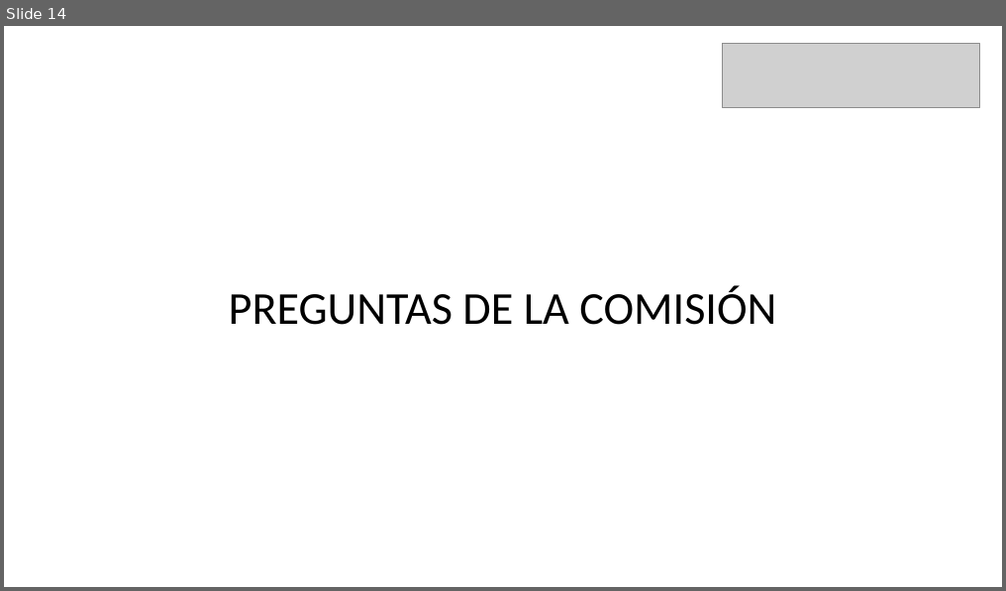
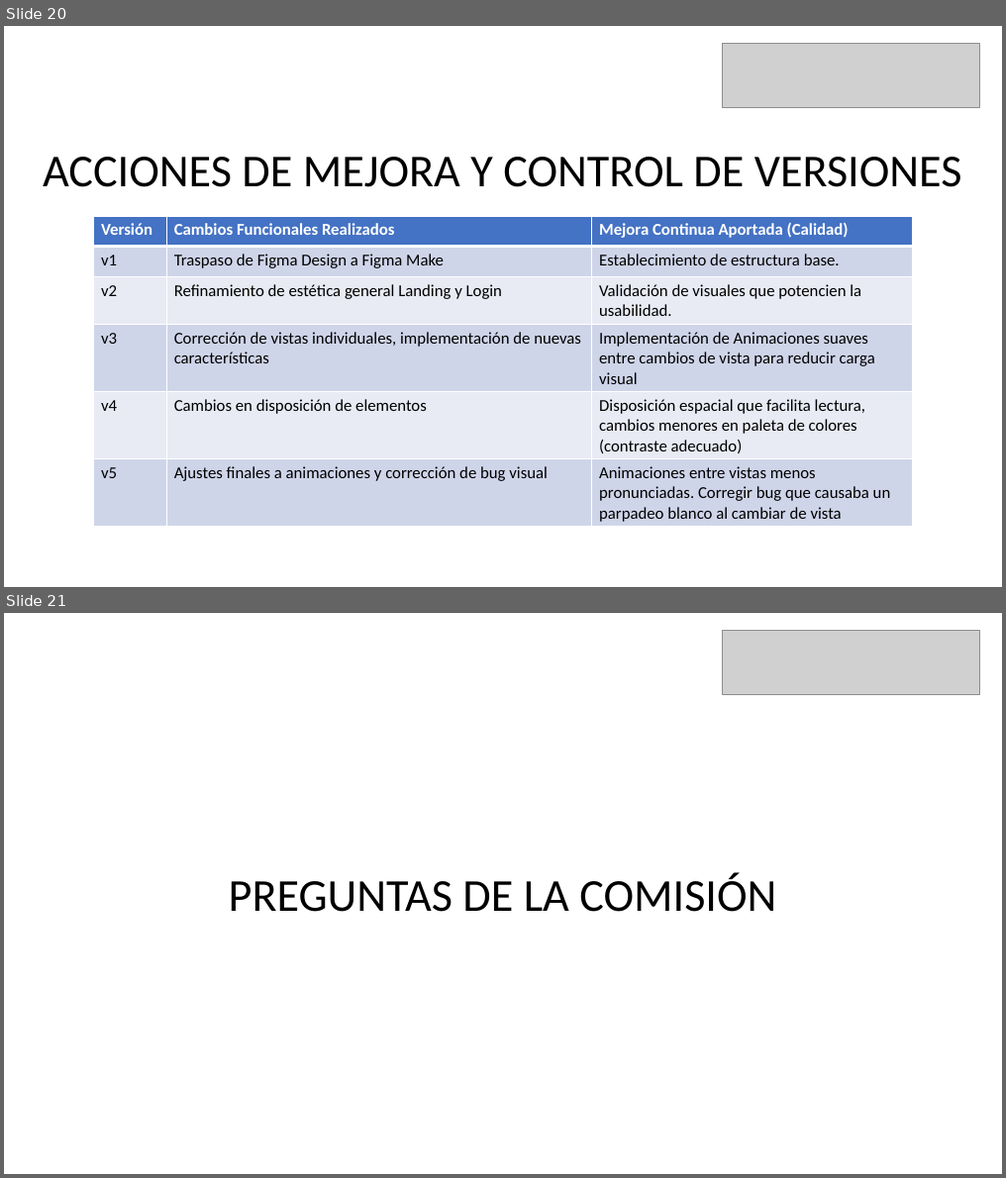
Before and after one commit to jaraantonio/RQY1102-CastilloJaraSoto-ET, a slide deck: 01_Presentacion_Final.ppt. Shown one above the other, each under a label of ours: slide 14 before the commit, slides 20 and 21 after it. The pictures are 1006x591 and 1006x1178 pixels, drawn with LibreOffice and Linux fonts; fonts in the diff are those of the drawing; grey boxes stand for pictures. Boxes give left, top, right and bottom in pixels: in the first picture for what was removed or moved away, otherwise in the second. Text is boxed around its words. In the diff, an @@ line names an element or a change of style, - is before the commit and + after.

```diff
--- a/01_Presentacion_Final.ppt
+++ b/01_Presentacion_Final.ppt
@@ slide 20 added at box(4, 26, 1002, 587), background #FFFFFF @@
@@ picture added at box(722, 43, 979, 107) @@
@@ text added at box(43, 157, 962, 187), 44 pt, text #000000 @@
+ACCIONES DE MEJORA Y CONTROL DE VERSIONES
@@ table added at box(94, 216, 912, 526), 6 rows, 3 columns @@
+Versión | Cambios Funcionales Realizados | Mejora Continua Aportada (Calidad)
+v1 | Traspaso de Figma Design a Figma Make | Establecimiento de estructura base.
+v2 | Refinamiento de estética general Landing y Login | Validación de visuales que potencien la usabilidad.
+v3 | Corrección de vistas individuales, implementación de nuevas características | Implementación de Animaciones suaves entre cambios de vista para reducir carga visual
+v4 | Cambios en disposición de elementos | Disposición espacial que facilita lectura, cambios menores en paleta de colores (contraste adecuado)
+v5 | Ajustes finales a animaciones y corrección de bug visual | Animaciones entre vistas menos pronunciadas. Corregir bug que causaba un parpadeo blanco al cambiar de vista
@@ what was slide 14 is now slide 21 @@
```
Also in this commit, not shown: 13 slides changed, 6 other slides added.
